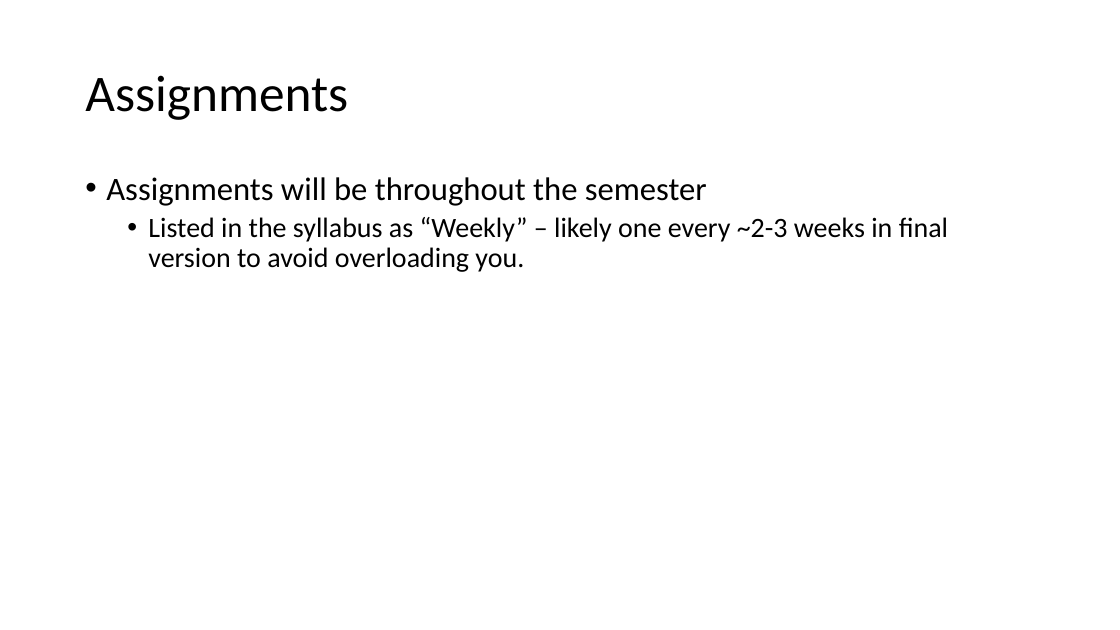
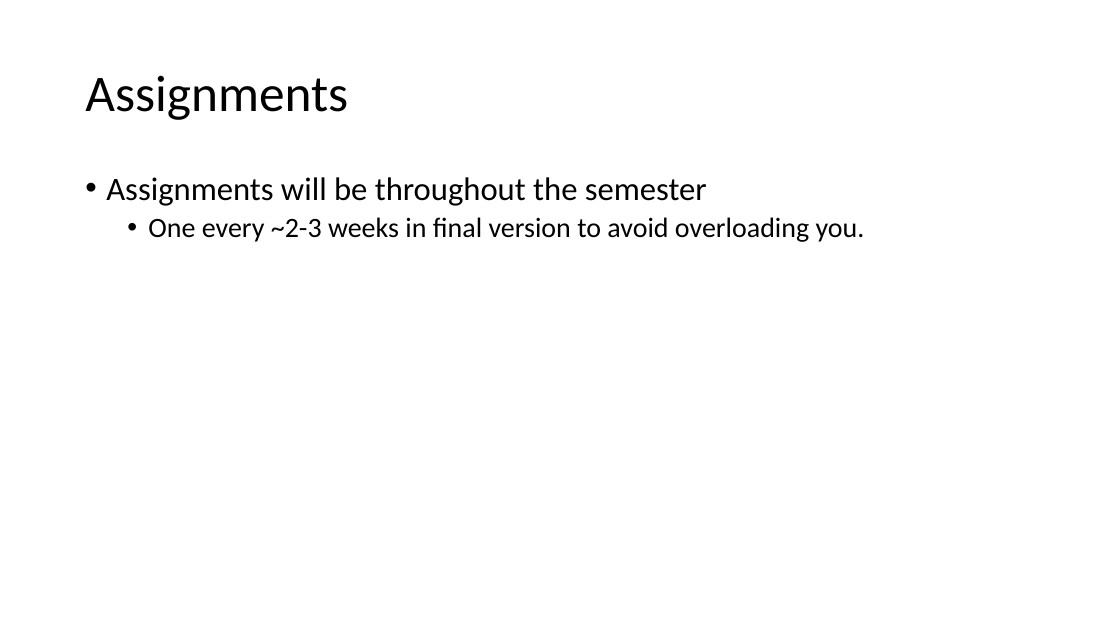
Before and after one commit to colinoflynn/eced4406, a slide deck: slide 9 of slides/0x100/0x100 – Introduction to the Introduction.pptx. Drawn at 1120x630 pixels with LibreOffice and Linux fonts; fonts in the diff are those of the drawing. Boxes give left, top, right and bottom in pixels: in the first picture for what was removed or moved away, otherwise in the second. Text is boxed around its words. In the diff, an @@ line names an element or a change of style, - is before the commit and + after.

```diff
--- a/slides/0x100/0x100 – Introduction to the Introduction.pptx
+++ b/slides/0x100/0x100 – Introduction to the Introduction.pptx
@@ text at box(148, 217, 865, 242): text changed @@
-  • Listed in the syllabus as “Weekly” – likely one every ~2-3 weeks in final version to avoid overloading you.
+  • One every ~2-3 weeks in final version to avoid overloading you.
```
Also in this commit, not shown: 6 other slides changed, 1 slide added, 1 slide removed, 43 other files.
